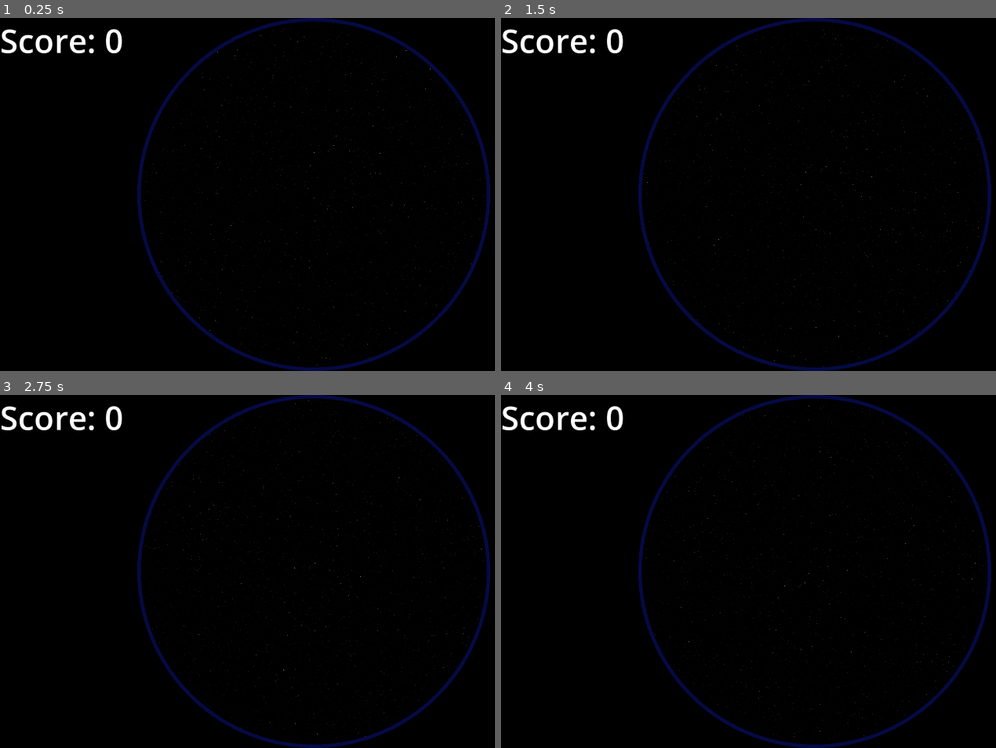
Above: before the commit, frames 1-4 (two rows, left to right).
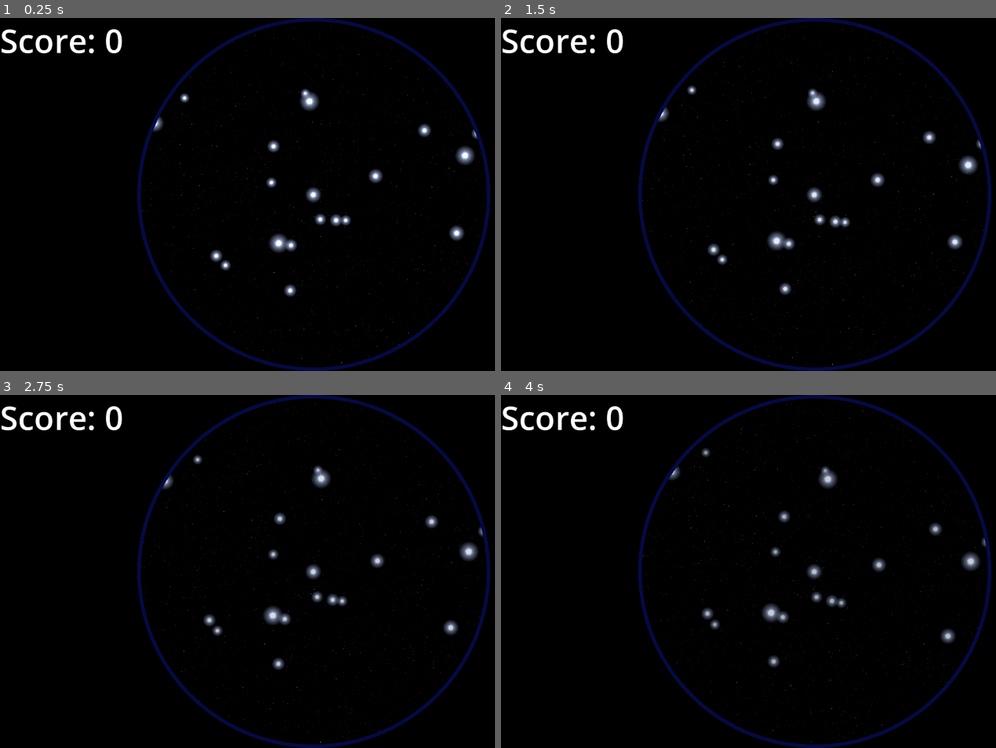
Above: after the commit, the same moments.

Repository: Courey/gcn-interactive-demo
Game: Godot game, scene res://main.tscn
The game is run twice, just before and just after one commit, with the same random seed, the same clock (stepped at 60 frames per second) and the same inputs.
Inputs:
- Up to frame 1 (0.25 s): no input
- Up to frame 2 (1.5 s): no input
- Up to frame 3 (2.75 s): no input
- Up to frame 4 (4 s): no input

The runs differ from the first frame. In frame 1, 1.7% of the frame differs, in the area x 28-99%, y 1-99%; in frame 2, 1.7%; in frame 3, 1.6%; in frame 4, 1.6%.
Error before the commit: Invalid call. Nonexistent function 'initialize_with_set_values' in base 'Node2D (player.gd)'. (res://main.gd:27)

Commit message:
Move files, add globals, track player
Improve score tracking

Make events more dynamic

Fix player light cone, fix event scale

Diff:
--- a/event.gd
+++ b/event.gd
@@ -6,12 +6,20 @@
 @export var location: Vector2
 @export var points: int = 10
 
+@onready var decay_timer = $DecayTimer
+@onready var sprite = $Sprite2D as Sprite2D
+
 
 func _ready() -> void:
 	global_position = location
+	decay_timer.wait_time = 1
+	var tween = create_tween()
+	tween.tween_property(self, "modulate:a", 0, decay_timer.wait_time * points)
+	decay_timer.start()
+	sprite.scale *= float(points / 20.0) #?
 
 
-func _process(delta: float) -> void:
+func _process(_delta: float) -> void:
 	if global_position.x < 0:
 		queue_free()
 	if points == 0:
@@ -26,3 +34,8 @@
 func _on_event_area_area_exited(area: Area2D) -> void:
 	var player = area.get_parent().get_parent()
 	player_exited.emit(self, player)
+
+
+func _on_decay_timer_timeout() -> void:
+	points -= 1
+	decay_timer.start()
--- a/event.tscn
+++ b/event.tscn
@@ -1,6 +1,7 @@
-[gd_scene load_steps=4 format=3 uid="uid://cf8q2ceyjr4aa"]
+[gd_scene load_steps=5 format=3 uid="uid://cf8q2ceyjr4aa"]
 
 [ext_resource type="Script" uid="uid://doaw0cxx2f61c" path="res://event.gd" id="1_wi3ac"]
+[ext_resource type="Texture2D" uid="uid://ber1sw04xxcjp" path="res://art/burst.png" id="2_ruury"]
 
 [sub_resource type="CanvasItemMaterial" id="CanvasItemMaterial_mri8j"]
 
@@ -18,5 +19,11 @@
 shape = SubResource("CircleShape2D_civpy")
 debug_color = Color(0.822454, 0.286281, 0.708609, 0.42)
 
+[node name="DecayTimer" type="Timer" parent="."]
+
+[node name="Sprite2D" type="Sprite2D" parent="."]
+texture = ExtResource("2_ruury")
+
 [connection signal="area_entered" from="EventArea" to="." method="_on_event_area_area_entered"]
 [connection signal="area_exited" from="EventArea" to="." method="_on_event_area_area_exited"]
+[connection signal="timeout" from="DecayTimer" to="." method="_on_decay_timer_timeout"]
--- /dev/null
+++ b/global.gd
@@ -0,0 +1,3 @@
+extends Node
+
+var ROTATION_AXIS:Vector2 = Vector2.ZERO
--- a/main.gd
+++ b/main.gd
@@ -25,20 +25,22 @@
 
 	for player in Players.get_children():
 		player.initialize_with_set_values()
-		player.connect("observe",_on_player_observe)
 		target_map[player.name] = []
+		player.connect("observe", _on_player_observe)
 
-	RotatingStarField.ROTATION_NODE_POSITION = OFFSET_MAP[SELECTED_OFFSET]
+	Global.ROTATION_AXIS = OFFSET_MAP[SELECTED_OFFSET]
 	RotatingStarField.initialize_with_set_values()
 
-	Events.position = OFFSET_MAP[SELECTED_OFFSET]
+	Events.position = Global.ROTATION_AXIS
 
 	for i in range(EVENTS_LIMIT):
 		create_new_event()
 
 
 func _process(delta: float) -> void:
-	Events.rotate(SPEED * delta)
+	var rotation_speed = SPEED * delta
+	Events.rotate(rotation_speed)
+	rotate_observing_players(rotation_speed)
 	ScoreLabel.text = "Score: " + str(score)
 	if (len(Events.get_children()) < EVENTS_LIMIT):
 		create_new_event()
@@ -47,6 +49,7 @@
 func create_new_event():
 	var newEvent = Event.instantiate()
 	newEvent.set("location", get_random_point())
+	newEvent.set("points", randi_range(10,20))
 	Events.add_child(newEvent)
 	newEvent.connect('player_over', _on_event_player_over)
 	newEvent.connect('player_exited', _on_player_exited)
@@ -68,7 +71,13 @@
 	target_map[player.name].remove_at(target_map[player.name].find(event))
 
 
-func _on_player_observe(player:Node2D) -> void:
+func _on_player_observe(player:Player):
 	for event in target_map[player.name]:
-		score += event.points
-		event.queue_free()
+		score += player.sensitivity
+		#event.points -= player.sensitivity
+	player.sensitivity_timer.start()
+
+func rotate_observing_players(rotation_speed):
+	for player in Players.get_children() as  Array[Player]:
+		if player.is_observing:
+			player.rotate_relative_to_background(rotation_speed)
--- a/main.tscn
+++ b/main.tscn
@@ -14,7 +14,6 @@
 
 [node name="Main" type="Node2D"]
 script = ExtResource("1_1bvp3")
-SELECTED_OFFSET = 1
 EVENTS_LIMIT = 20
 
 [node name="RotatingStarField" parent="." instance=ExtResource("1_ig7tw")]
@@ -27,7 +26,6 @@
 active = true
 player_color = Color(0.792157, 0, 0, 1)
 start_position = Vector2(975, 1074)
-exposure_time = 5
 observation_area = Vector2(150, 50)
 
 [node name="Player2" parent="Players" instance=ExtResource("2_h2yge")]
--- a/player.gd
+++ b/player.gd
@@ -1,32 +1,51 @@
-extends Node2D
+class_name Player extends Node2D
 
 @export var input_prefix := "p1"
 @export var active = false
-@export var target_speed := 300.0
-@export var observation_radius = 100
 @export var player_color:Color
 @export var start_position:Vector2 = Vector2.ZERO
+
+# "Player Stats:
+@export var slew_speed := 300.0
+@export var sensitivity := 1 # Points drained from events per second of observation
+@export var observation_area = Vector2.ZERO
+
 
 @onready var target = $Target
 @onready var light_cone = $LightCone
 @onready var collision_shape = $Target/TargetFocus/CollisionShape2D
-@onready var coneShader = $Target/TargetFocus/CollisionShape2D.material as ShaderMaterial
-@onready var timer = $InactiveTimeout
+@onready var target_shader = $Target/TargetFocus/CollisionShape2D.material as ShaderMaterial
+@onready var timer = $InactiveTimeout as Timer
+@onready var sensitivity_timer = $SensitivityTimer as Timer
+
 
 signal observe
+signal abort
+
+var is_observing = false
 
 func _ready():
 	position = start_position
 	player_color = player_color if player_color else Color(randf(), randf(), randf(), .5)
-	collision_shape.shape.radius = observation_radius
-	coneShader.set_shader_parameter('circle_color', player_color)
+	target_shader.set_shader_parameter('player_color', player_color)
+
+	collision_shape.shape.size = observation_area
 
 	light_cone.polygon = PackedVector2Array([
 		Vector2.ZERO,
-		Vector2(collision_shape.shape.radius, collision_shape.position.y),
-		Vector2(-collision_shape.shape.radius, collision_shape.position.y),
+		Vector2.ZERO,
+		Vector2.ZERO,
 	])
 	light_cone.color = player_color
+	light_cone.color.a = .5
+
+	sensitivity_timer.wait_time = sensitivity
+
+
+
+func initialize_with_set_values(): # Do we need this?
+	pass
+
 
 func _input(event):
 	if (event.is_action_pressed(input_prefix + "_select")):
@@ -34,36 +53,45 @@
 		if (!active):
 			active = true
 			light_cone.modulate.a = .5
+		elif is_observing:
+			is_observing = false
+			sensitivity_timer.stop()
+			abort.emit(self)
 		else:
-			observe.emit(self)
+			is_observing = true
+			sensitivity_timer.start()
+			#observe.emit(self)
+		target_shader.set_shader_parameter('is_observing', is_observing)
 
 
 	# Restart the timeout counter for inactive players
 	timer.stop()
 	timer.start()
 
+
 func _process(delta):
 	if (!active):
 		light_cone.modulate.a = .2
 		return
 
+	if !is_observing:
+		var move_input = Vector2(
+			Input.get_action_strength(input_prefix + "_right")
+			- Input.get_action_strength(input_prefix + "_left"),
+			Input.get_action_strength(input_prefix + "_down")
+			- Input.get_action_strength(input_prefix + "_up")
+		)
 
-	var move_input = Vector2(
-		Input.get_action_strength(input_prefix + "_right")
-		- Input.get_action_strength(input_prefix + "_left"),
-		Input.get_action_strength(input_prefix + "_down")
-		- Input.get_action_strength(input_prefix + "_up")
-	)
+		# Move target relative to player position
+		var new_target_pos:Vector2 = target.position + move_input * slew_speed * delta
+		target.position = new_target_pos
 
-	# Move target relative to player position
-	var new_target_pos:Vector2 = target.position + move_input * target_speed * delta
-	target.position = new_target_pos
-
-	new_target_pos.length()
 	light_cone.polygon = draw_arms()
+	#light_cone.rotation = rotation
 
 
-func draw_arms() -> PackedVector2Array:
+
+func draw_arms_circular() -> PackedVector2Array:
 	var shape = collision_shape.shape as CircleShape2D
 
 	var target_position = collision_shape.global_position - global_position
@@ -83,7 +111,35 @@
 	])
 
 
+func draw_arms() -> PackedVector2Array:
+	var shape = collision_shape.shape as RectangleShape2D
+	var target_position:Vector2 = Vector2(
+		collision_shape.global_position - global_position
+	).rotated(-rotation)
+
+	return PackedVector2Array([
+		# Point at the players origin
+		Vector2.ZERO,
+		# Bottom left corner:
+		target_position + Vector2(-shape.size.x/2, shape.size.y/2),
+		# Bottom right corner
+		target_position + Vector2(shape.size.x/2, shape.size.y/2),
+	])
+
+
+func rotate_relative_to_background(rotation_speed) -> void:
+	var relative_vector:Vector2 = collision_shape.global_position
+	relative_vector -= Global.ROTATION_AXIS
+	relative_vector = relative_vector.rotated(rotation_speed)
+	relative_vector += Global.ROTATION_AXIS
+	collision_shape.global_position = relative_vector
+
+
 func _on_inactive_timeout_timeout() -> void:
 	active = false
 	target.global_position = start_position
 	light_cone.polygon = draw_arms()
+
+
+func _on_sensitivity_timer_timeout() -> void:
+	observe.emit(self)
--- a/player.tscn
+++ b/player.tscn
@@ -1,18 +1,27 @@
 [gd_scene load_steps=5 format=3 uid="uid://jdk6c6id5gv"]
 
 [ext_resource type="Script" uid="uid://b31gvy8j77mdj" path="res://player.gd" id="1_i3pqv"]
-[ext_resource type="Shader" uid="uid://28rx6bkkop8j" path="res://shaders/circle.gdshader" id="2_onrkg"]
+[ext_resource type="Shader" uid="uid://divubxgbnblr6" path="res://shaders/target_area.gdshader" id="2_onrkg"]
 
-[sub_resource type="ShaderMaterial" id="ShaderMaterial_4flbx"]
+[sub_resource type="ShaderMaterial" id="ShaderMaterial_i3pqv"]
 resource_local_to_scene = true
 shader = ExtResource("2_onrkg")
-shader_parameter/circle_color = Color(1, 1, 1, 1)
+shader_parameter/player_color = Color(1, 1, 1, 1)
+shader_parameter/border_thickness = 0.05
+shader_parameter/is_observing = false
+shader_parameter/resolution = Vector2(1920, 1080)
+shader_parameter/color = Color(0.1, 0.4, 0.7, 1)
+shader_parameter/zoom = 2.0
+shader_parameter/speed = 2.0
+shader_parameter/contrast = 20.0
+shader_parameter/alpha_threshold = 0.2
 
-[sub_resource type="CircleShape2D" id="CircleShape2D_onrkg"]
-radius = 100.0
+[sub_resource type="RectangleShape2D" id="RectangleShape2D_hqtel"]
+resource_local_to_scene = true
 
 [node name="Player" type="Node2D"]
 script = ExtResource("1_i3pqv")
+observation_area = Vector2(100, 100)
 metadata/_edit_group_ = true
 
 [node name="LightCone" type="Polygon2D" parent="."]
@@ -22,12 +31,15 @@
 [node name="TargetFocus" type="Area2D" parent="Target"]
 
 [node name="CollisionShape2D" type="CollisionShape2D" parent="Target/TargetFocus"]
-material = SubResource("ShaderMaterial_4flbx")
-shape = SubResource("CircleShape2D_onrkg")
+material = SubResource("ShaderMaterial_i3pqv")
+shape = SubResource("RectangleShape2D_hqtel")
 debug_color = Color(0, 0.588235, 0.686275, 0.529412)
 
 [node name="InactiveTimeout" type="Timer" parent="."]
-wait_time = 10.0
+wait_time = 30.0
 one_shot = true
 
+[node name="SensitivityTimer" type="Timer" parent="."]
+
 [connection signal="timeout" from="InactiveTimeout" to="." method="_on_inactive_timeout_timeout"]
+[connection signal="timeout" from="SensitivityTimer" to="." method="_on_sensitivity_timer_timeout"]
--- a/project.godot
+++ b/project.godot
@@ -14,6 +14,10 @@
 run/main_scene="uid://c0yvffnohn8tx"
 config/features=PackedStringArray("4.4", "GL Compatibility")
 config/icon="res://icon.svg"
+
+[autoload]
+
+Global="*res://global.gd"
 
 [display]
 
--- a/rotating_star_field.gd
+++ b/rotating_star_field.gd
@@ -1,16 +1,20 @@
 extends Node2D
 
-@export var ROTATION_NODE_POSITION = Vector2.ZERO
 @export var SPEED = 0.05
 
 @onready var RotationNode = $RotationNode
+@onready var shader_material = $RotationNode/ColorRect.material as ShaderMaterial
 
 
 func _ready() -> void:
-	pass
+	RotationNode.position = Global.ROTATION_AXIS
+	var noise_texture = shader_material.get_shader_parameter("noise_texture")
+	var noise = noise_texture.noise as FastNoiseLite
+	noise.seed = randi()
+
 
 func initialize_with_set_values():
-	RotationNode.position = ROTATION_NODE_POSITION
+	RotationNode.position = Global.ROTATION_AXIS
 
 
 func _process(delta: float) -> void:
--- a/rotating_star_field.tscn
+++ b/rotating_star_field.tscn
@@ -1,11 +1,13 @@
-[gd_scene load_steps=6 format=3 uid="uid://ck57c88aqqfx2"]
+[gd_scene load_steps=7 format=3 uid="uid://ck57c88aqqfx2"]
 
 [ext_resource type="Shader" uid="uid://bw6fq2c45xr06" path="res://shaders/large_star_field.gdshader" id="1_bbi0e"]
 [ext_resource type="Script" uid="uid://b3f0bc4psw6qs" path="res://rotating_star_field.gd" id="1_c1ipb"]
 
+[sub_resource type="ShaderMaterial" id="ShaderMaterial_c1ipb"]
+
 [sub_resource type="FastNoiseLite" id="FastNoiseLite_6qdpb"]
 noise_type = 0
-frequency = 0.2564
+frequency = 0.2907
 
 [sub_resource type="NoiseTexture2D" id="NoiseTexture2D_ojtol"]
 width = 2203
@@ -19,6 +21,7 @@
 shader_parameter/density = 20.0
 
 [node name="RotatingStarField" type="Node2D"]
+material = SubResource("ShaderMaterial_c1ipb")
 script = ExtResource("1_c1ipb")
 
 [node name="RotationNode" type="Node2D" parent="."]
--- /dev/null
+++ b/shaders/target_area.gdshader
@@ -0,0 +1,41 @@
+shader_type canvas_item;
+
+uniform vec4 player_color : source_color;
+uniform float border_thickness = 0.05; // relative to UV space (0.0–1.0)
+uniform bool is_observing = false;
+
+uniform vec2 resolution = vec2(1920, 1080);
+uniform vec3 color: source_color = vec3(0.1,0.4,0.7);
+uniform float zoom: hint_range(0.1, 3.0, 0.01) = 2.0;
+uniform float speed:hint_range(0.0, 10.0, 0.01) = 2.0;
+uniform float contrast: hint_range(1.0, 50.0, 0.01) = 20.0;
+uniform float alpha_threshold:hint_range(0.0, 1.0, 0.1) = 0.2;
+
+
+
+void fragment() {
+    // Distance from center (works well if UVs fill the shape)
+    float dist_to_edge = min(min(UV.x, 1.0 - UV.x), min(UV.y, 1.0 - UV.y));
+
+    if (dist_to_edge < border_thickness) {
+        // Border (fully opaque)
+        COLOR = player_color;
+    } else {
+        // Inside (50% transparent)
+		if (is_observing) {
+			vec2 uv = UV - 0.5;
+			uv.x *= resolution.x / resolution.y;
+			uv *= zoom;
+			float time = TIME * speed;
+			float r = length(uv);
+			float wave = sin(r * r  + sin(r) - time) * sin(r);
+			vec3 result = abs(1.0 / (wave * contrast))  * player_color.rgb;
+			float avg = (result.r + result.g + result.b) / 3.0;
+			COLOR = vec4(result, avg <= alpha_threshold ? 0.0 : 1.0);
+
+		}
+		else{
+			COLOR = vec4(player_color.rgb, player_color.a * 0.5);
+		}
+    }
+}
Binary file added: art/burst.png
Not shown, added: art/burst.png.import
Not shown, added: global.gd.uid
Renamed: shaders/observation_area.gdshader -> shaders/pulsing_circle.gdshader
Renamed: shaders/observation_area.gdshader.uid -> shaders/pulsing_circle.gdshader.uid
Renamed: sonar.gdshader.uid -> shaders/sonar.gdshader.uid
Not shown, added: shaders/target_area.gdshader.uid
